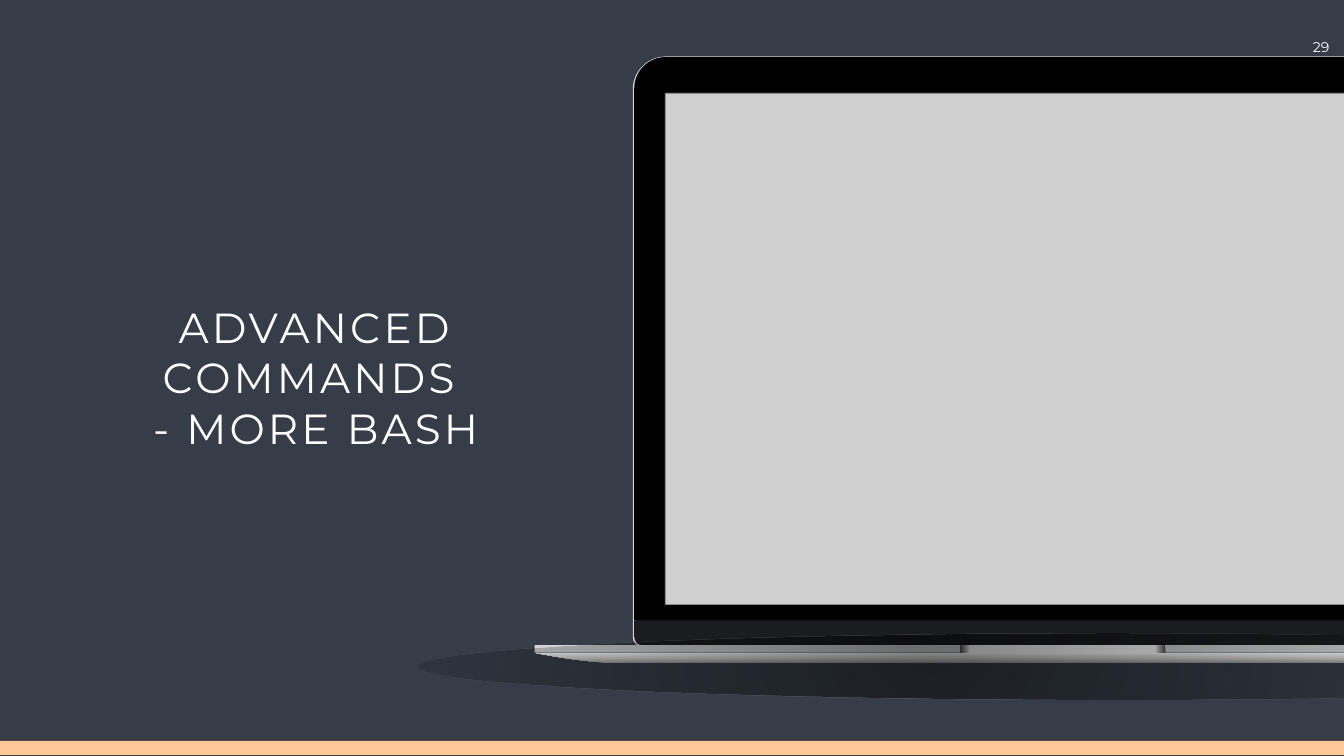
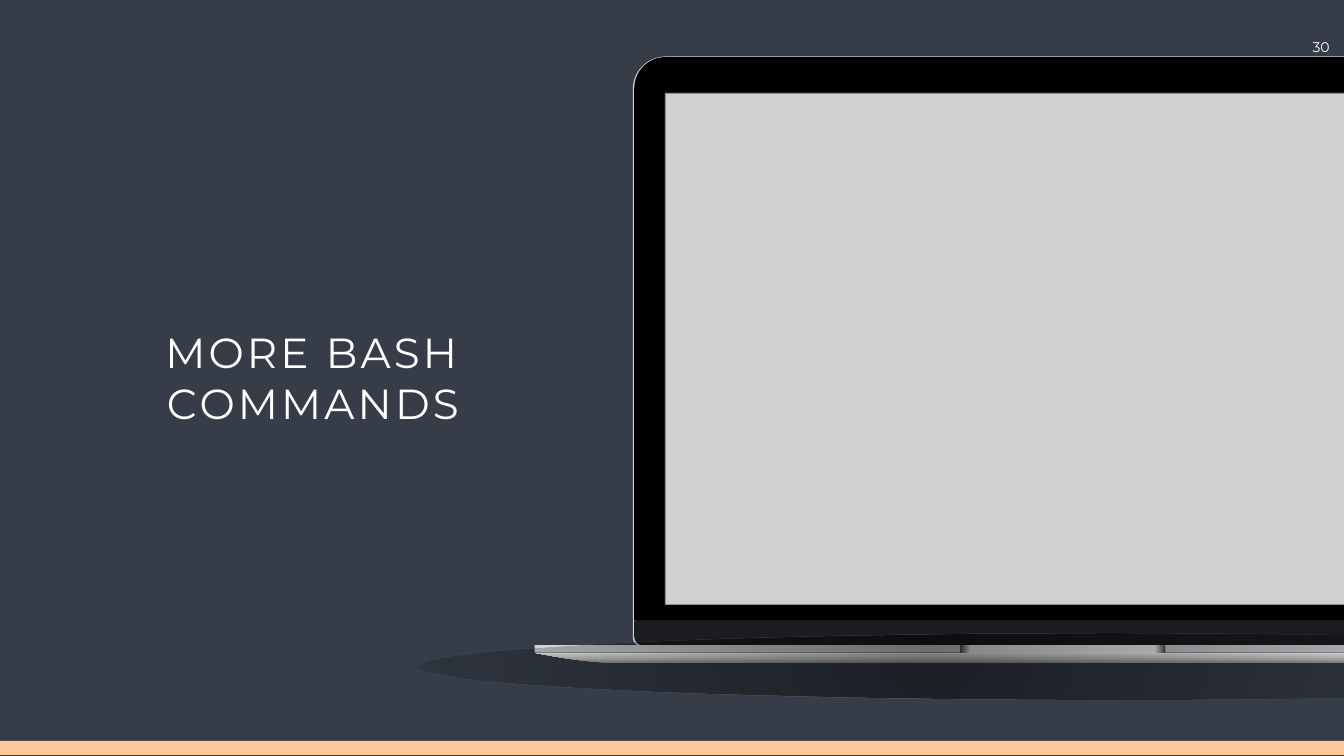
Before and after one commit to Center-for-Health-Data-Science/Just-Bash-It, a slide deck: slide 30 of Commandline_Workshop.pptx (slide 29 before the commit). Drawn at 1344x756 pixels with LibreOffice and Linux fonts; fonts in the diff are those of the drawing; grey boxes stand for pictures. Boxes give left, top, right and bottom in pixels: in the first picture for what was removed or moved away, otherwise in the second. Text is boxed around its words. In the diff, an @@ line names an element or a change of style, - is before the commit and + after.

Commit message:
advanced commands parts begun

```diff
--- a/Commandline_Workshop.pptx
+++ b/Commandline_Workshop.pptx
@@ page number at (1313, 42, 1330, 52): text changed @@
-29
+30
@@ text at (165, 338, 459, 420): text changed @@
-ADVANCED COMMANDS
-- MORE BASH
+MORE BASH COMMANDS
```
Also in this commit, not shown: 5 other slides changed, 4 slides added, 3 slides removed, 4 other files.
